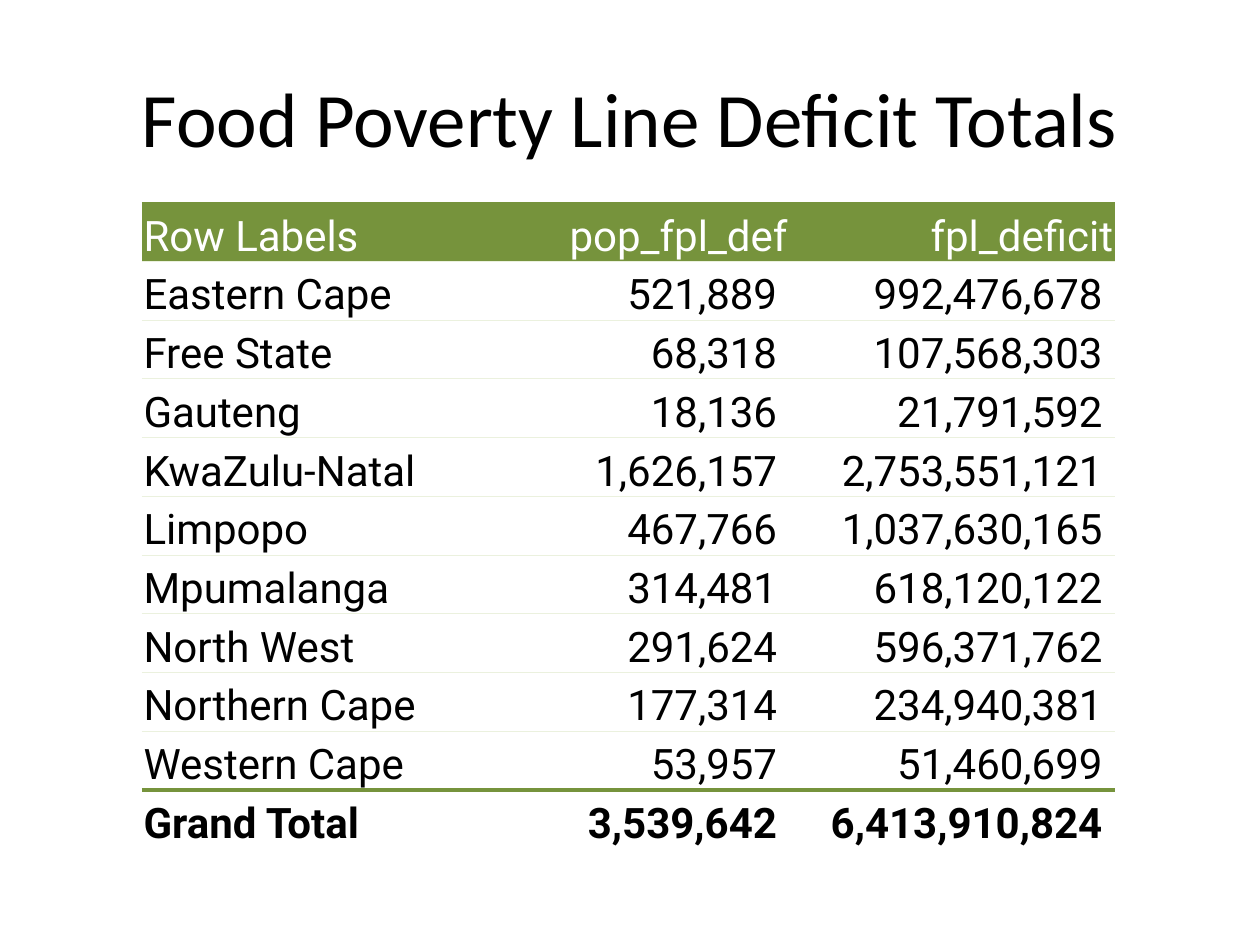
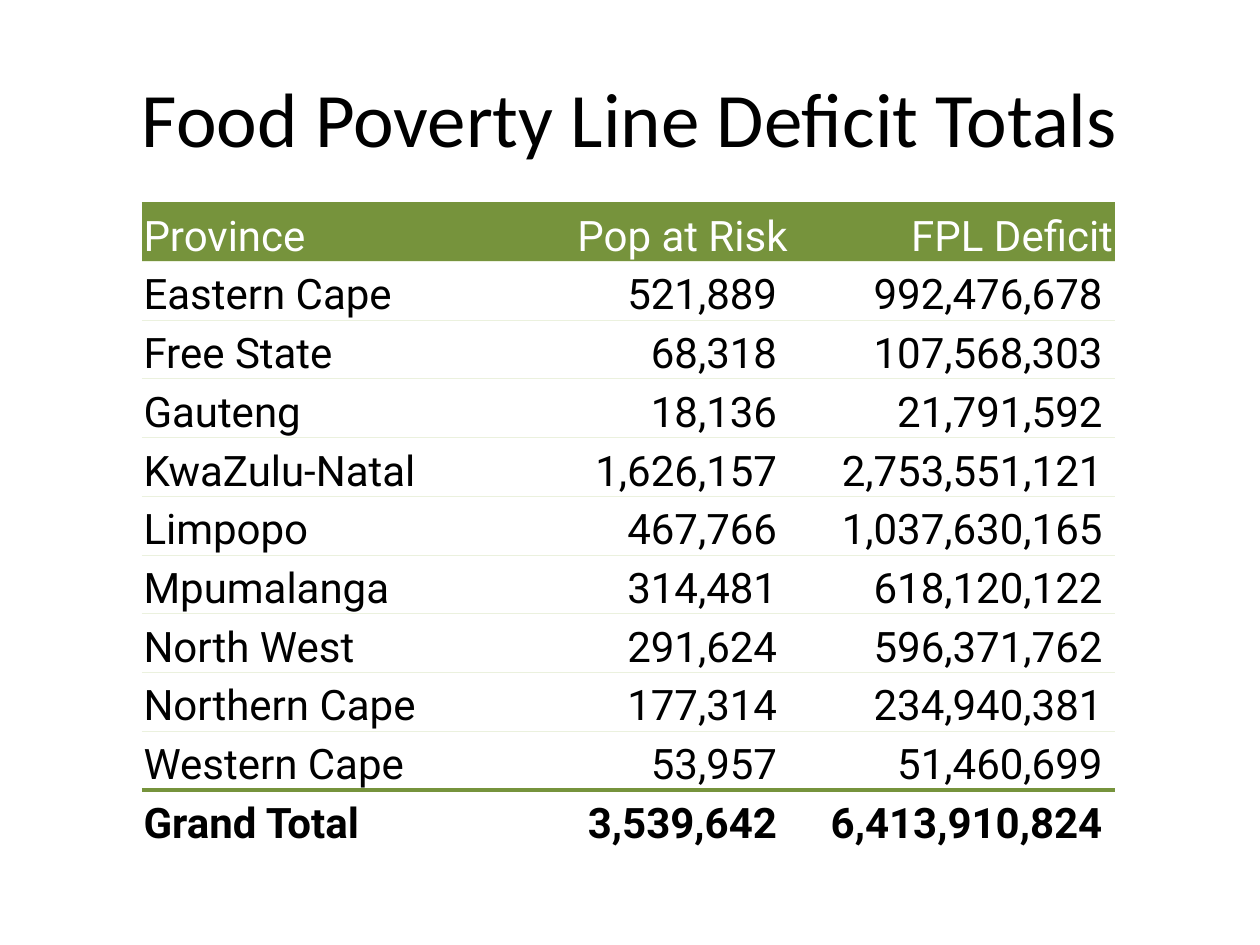
Before and after one commit to chezearth-personal/HEA-Analysis-ZA-2016, a slide deck: slide 32 of report/nofa_presentation-sadc.pptx. Drawn at 1260x945 pixels with LibreOffice and Linux fonts; fonts in the diff are those of the drawing. Boxes give left, top, right and bottom in pixels: in the first picture for what was removed or moved away, otherwise in the second. Text is boxed around its words. In the diff, an @@ line names an element or a change of style, - is before the commit and + after.

```diff
--- a/report/nofa_presentation-sadc.pptx
+++ b/report/nofa_presentation-sadc.pptx
@@ table at [141,203,1114,850] @@
-row 1: Row Labels | pop_fpl_def | fpl_deficit
+row 1: Province | Pop at Risk | FPL Deficit
```
Also in this commit, not shown: 1 slide added, 27 other files.
